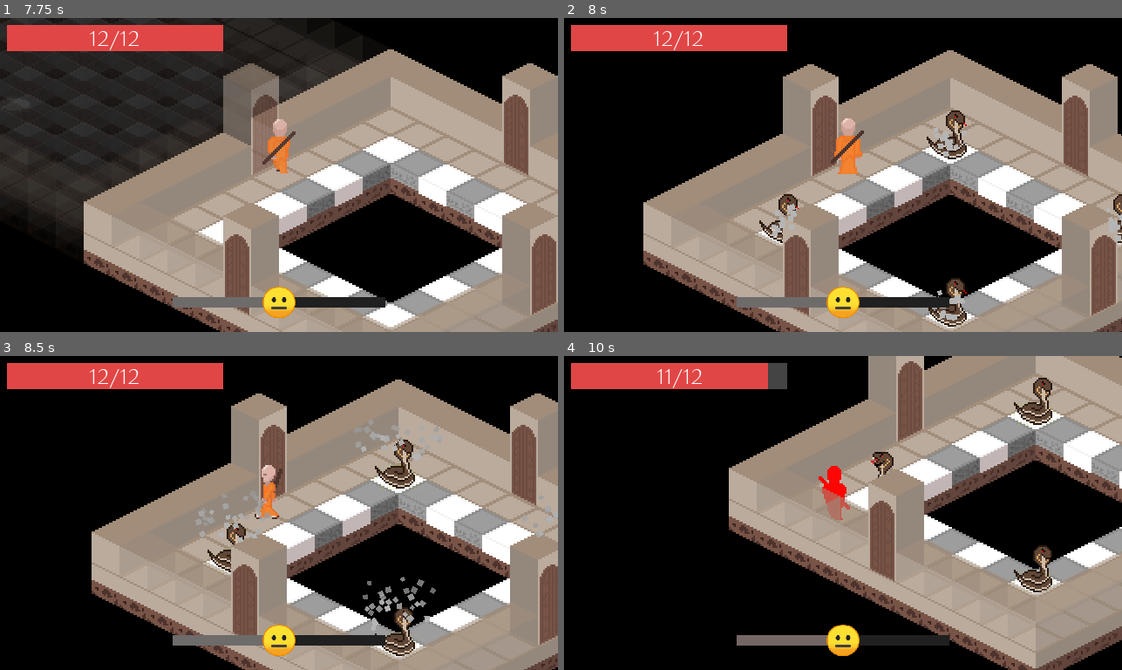
Above: before the commit, frames 1-4 (two rows, left to right).
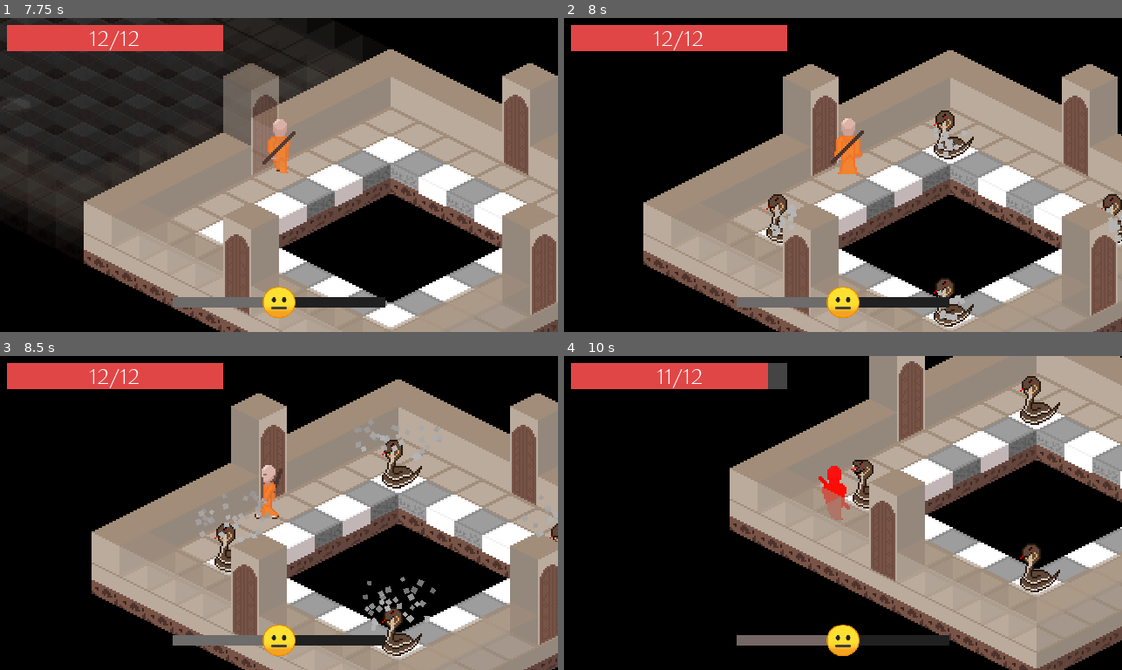
Above: after the commit, the same moments.

Repository: ColmeiaUDESC/gamejaaj6
Game: Godot game, scene res://Cenas/MenuPrincipal.tscn
The game is run twice, just before and just after one commit, with the same random seed, the same clock (stepped at 60 frames per second) and the same inputs.
Inputs (mouse positions are in pixels of both pictures, inside the frame that each line leads up to):
- Up to frame 1 (7.75 s): click "Jogar" at 0.5 s; click "Voltar" at 1.25 s; click "Jogar" at 2 s; click "Save 1" at 2.75 s; click "Novo Jogo" at 3.5 s; click "Novo Jogo" at 4.25 s; tap Enter at 5 s; move the mouse to (401, 159) at 5.02 s; hold D (andar_pra_direita) 5.03-5.78 s; click (401, 159) at 5.1 s; move the mouse to (167, 190) at 5.77 s; hold S (andar_pra_baixo) 5.78-6.53 s; right-click (167, 190) at 5.85 s; move the mouse to (334, 105) at 6.52 s; hold D (andar_pra_direita) 6.53-7.28 s; hold Enter 6.53-7.28 s; move the mouse to (251, 237) at 7.27 s; hold W (andar_pra_cima) from 7.28 s (still down); click (251, 237) at 7.35 s
- Up to frame 2 (8 s): keep holding W (andar_pra_cima)
- Up to frame 3 (8.5 s): move the mouse to (446, 560) at 8.02 s; release W (andar_pra_cima) at 8.03 s; hold A (andar_pra_esquerda) from 8.03 s (still down); hold Right mouse button (ataque_purificacao) from 8.03 s (still down)
- Up to frame 4 (10 s): move the mouse to (675, 465) at 8.77 s; release Right mouse button (ataque_purificacao) at 8.78 s; tap Enter at 8.85 s; move the mouse to (870, 513) at 9.52 s; release A (andar_pra_esquerda) at 9.53 s; hold S (andar_pra_baixo) from 9.53 s (still down); click (870, 513) at 9.6 s

Frame 1 is identical in both runs. In frame 2, 1.4% of the frame differs, in the area x 35-100%, y 29-99%; in frame 3, 1.4%; in frame 4, 3.5%, in the area x 29-100%, y 0-100%.

Commit message:
Melhorar rato (#70)
* Iniciar .aseprite do rato

* Adicionar sprites e comecar a modificacao do rato

* continuacao

* progresso

* progresso 2

* progresso 3

* progresso 4

* Reverter mudancas no jogador tscn

Diff:
--- a/Instanciaveis/Estados/GerenciadorEstados.gd
+++ b/Instanciaveis/Estados/GerenciadorEstados.gd
@@ -1,3 +1,4 @@
+class_name GerenciadorEstados
 extends Node
 
 export(String) var estado_inicial: String
--- a/Instanciaveis/Estados/Inimigo/Aguardo.gd
+++ b/Instanciaveis/Estados/Inimigo/Aguardo.gd
@@ -6,8 +6,9 @@
 	_mudar_direcao_alvo()
 
 
-func executar(_delta: float) -> void:
+func executar(delta: float) -> void:
 	inimigo.direcao = direcao_alvo
+	inimigo.gerenciar_movimento(delta)
 
 func ao_sair() -> void:
 	direcao_alvo = Vector2.ZERO
--- /dev/null
+++ b/Instanciaveis/Estados/Inimigo/PrepararAtaque.gd
@@ -0,0 +1,69 @@
+extends Estado
+
+export var velocidade_pulo := 100.0
+export var dano := 1
+export var distancia_raycast_dano := 10.0
+export var caminho_raycast: NodePath
+
+onready var raycast: RayCast2D = get_node(caminho_raycast)
+onready var timer: Timer = $Timer
+
+var sprite: AnimatedSprite
+var dir_pulo = Vector2.ZERO
+var movimento := Vector2.ZERO
+var colidido := false
+
+var BIT_MASCARA_COLISAO_JOGADOR := 1
+
+signal carregando_pulo
+signal pulo_iniciou
+signal pulo_finalizou
+
+func ao_entrar() -> void:
+	sprite = inimigo.get_node("Sprite")
+	sprite.flip_h = abs(inimigo.position.direction_to(inimigo.jogador.position).angle()) > PI*.5
+	sprite.play("carregando_ataque")
+	sprite.connect("animation_finished", self, "_ao_animacao_terminar")
+	emit_signal("carregando_pulo")
+	inimigo.direcao = Vector2.ZERO
+	colidido = false
+
+
+func executar(delta: float) -> void:
+	inimigo._processar_empurrao(delta)
+	if not timer.is_stopped():
+		movimento = (dir_pulo * velocidade_pulo) * delta
+		movimento = inimigo.move_and_slide(movimento)
+		if raycast.get_collider() == inimigo.jogador and not colidido:
+			colidido = true
+			inimigo.jogador.inflige_dano(dano)
+
+
+func ao_sair() -> void:
+	if sprite.is_connected("animation_finished", self, "_ao_animacao_terminar"):
+		sprite.disconnect("animation_finished", self, "_ao_animacao_terminar")
+	if timer.is_connected("timeout", self, "_ao_timer_finalizar"):
+		timer.disconnect("timeout", self, "_ao_timer_finalizar")
+	inimigo.set_collision_mask_bit(BIT_MASCARA_COLISAO_JOGADOR, 1)
+
+
+func _ao_timer_finalizar():
+	emit_signal("pulo_finalizou")
+
+
+func _ao_animacao_terminar() -> void:
+	if sprite.animation == "carregando_ataque":
+		dir_pulo = inimigo.position.direction_to(inimigo.jogador.position)
+
+		sprite.play("ataque_"+inimigo._pegar_suffixo_anim_dir(dir_pulo))
+
+		timer.start()
+		timer.connect("timeout", self, "_ao_timer_finalizar")
+
+		inimigo.set_collision_mask_bit(BIT_MASCARA_COLISAO_JOGADOR, 0)
+		raycast.cast_to = dir_pulo * distancia_raycast_dano
+
+		emit_signal("pulo_iniciou")
+	elif "ataque" in sprite.animation:
+		sprite.stop()
+		sprite.frame = sprite.frames.get_frame_count(sprite.animation) - 1
--- a/Instanciaveis/Estados/Inimigo/Seguir.gd
+++ b/Instanciaveis/Estados/Inimigo/Seguir.gd
@@ -1,5 +1,6 @@
 extends Estado
 
 
-func executar(_delta: float):
+func executar(delta: float):
 	inimigo.direcao = inimigo.global_position.direction_to(inimigo.jogador.global_position)
+	inimigo.gerenciar_movimento(delta)
--- a/Instanciaveis/Inimigos/Rato.tscn
+++ b/Instanciaveis/Inimigos/Rato.tscn
@@ -1,17 +1,31 @@
-[gd_scene load_steps=17 format=2]
+[gd_scene load_steps=31 format=2]
 
 [ext_resource path="res://Instanciaveis/Estados/Inimigo/Atacar.tscn" type="PackedScene" id=1]
 [ext_resource path="res://Instanciaveis/Estados/Inimigo/Aguardo.tscn" type="PackedScene" id=2]
 [ext_resource path="res://Conteudos/Musicas/Ataques/Rato/Rato1.wav" type="AudioStream" id=3]
-[ext_resource path="res://Instanciaveis/Ataque.tscn" type="PackedScene" id=4]
+[ext_resource path="res://Assets/Sprites/Rato/Rato12.png" type="Texture" id=4]
 [ext_resource path="res://Instanciaveis/Scripts/OuvinteDeEventosRato.gd" type="Script" id=5]
-[ext_resource path="res://Assets/Sprites/rat_02.png" type="Texture" id=6]
+[ext_resource path="res://Assets/Sprites/Rato/Rato11.png" type="Texture" id=6]
 [ext_resource path="res://Conteudos/Shaders/ShaderPersonagem.shader" type="Shader" id=7]
 [ext_resource path="res://Instanciaveis/Estados/Inimigo/Seguir.tscn" type="PackedScene" id=8]
-[ext_resource path="res://Assets/Sprites/rat_04.png" type="Texture" id=9]
-[ext_resource path="res://Assets/Sprites/rat_03.png" type="Texture" id=10]
+[ext_resource path="res://Assets/Sprites/Rato/Rato9.png" type="Texture" id=9]
+[ext_resource path="res://Assets/Sprites/Rato/Rato7.png" type="Texture" id=10]
 [ext_resource path="res://Instanciaveis/Inimigos/Inimigo.tscn" type="PackedScene" id=11]
-[ext_resource path="res://Assets/Sprites/rat_01.png" type="Texture" id=12]
+[ext_resource path="res://Assets/Sprites/Rato/Rato15.png" type="Texture" id=12]
+[ext_resource path="res://Assets/Sprites/Rato/Rato16.png" type="Texture" id=13]
+[ext_resource path="res://Assets/Sprites/Rato/Rato2.png" type="Texture" id=14]
+[ext_resource path="res://Assets/Sprites/Rato/Rato10.png" type="Texture" id=15]
+[ext_resource path="res://Assets/Sprites/Rato/Rato18.png" type="Texture" id=16]
+[ext_resource path="res://Assets/Sprites/Rato/Rato6.png" type="Texture" id=17]
+[ext_resource path="res://Assets/Sprites/Rato/Rato14.png" type="Texture" id=18]
+[ext_resource path="res://Assets/Sprites/Rato/Rato17.png" type="Texture" id=19]
+[ext_resource path="res://Assets/Sprites/Rato/Rato13.png" type="Texture" id=20]
+[ext_resource path="res://Assets/Sprites/Rato/Rato4.png" type="Texture" id=21]
+[ext_resource path="res://Assets/Sprites/Rato/Rato1.png" type="Texture" id=22]
+[ext_resource path="res://Assets/Sprites/Rato/Rato5.png" type="Texture" id=23]
+[ext_resource path="res://Assets/Sprites/Rato/Rato8.png" type="Texture" id=24]
+[ext_resource path="res://Assets/Sprites/Rato/Rato3.png" type="Texture" id=25]
+[ext_resource path="res://Instanciaveis/Estados/Inimigo/PrepararAtaque.gd" type="Script" id=26]
 
 [sub_resource type="ShaderMaterial" id=1]
 resource_local_to_scene = true
@@ -24,37 +38,61 @@
 
 [sub_resource type="SpriteFrames" id=2]
 animations = [ {
-"frames": [ ExtResource( 6 ) ],
+"frames": [ ExtResource( 22 ) ],
 "loop": true,
 "name": "parado",
 "speed": 5.0
 }, {
-"frames": [ ExtResource( 6 ), ExtResource( 12 ) ],
+"frames": [ ExtResource( 15 ), ExtResource( 6 ), ExtResource( 4 ), ExtResource( 20 ) ],
 "loop": true,
-"name": "atacando",
-"speed": 5.0
+"name": "andando_frente",
+"speed": 8.0
 }, {
-"frames": [ ExtResource( 6 ), ExtResource( 10 ), ExtResource( 9 ) ],
+"frames": [ ExtResource( 6 ), ExtResource( 4 ) ],
 "loop": true,
-"name": "andando",
-"speed": 5.0
+"name": "ataque_frente",
+"speed": 8.0
+}, {
+"frames": [ ExtResource( 10 ), ExtResource( 24 ) ],
+"loop": true,
+"name": "ataque_costas",
+"speed": 8.0
+}, {
+"frames": [ ExtResource( 25 ), ExtResource( 21 ) ],
+"loop": true,
+"name": "ataque_lado",
+"speed": 8.0
+}, {
+"frames": [ ExtResource( 18 ), ExtResource( 12 ), ExtResource( 13 ), ExtResource( 19 ), ExtResource( 16 ) ],
+"loop": true,
+"name": "carregando_ataque",
+"speed": 10.0
+}, {
+"frames": [ ExtResource( 14 ), ExtResource( 25 ), ExtResource( 21 ), ExtResource( 23 ) ],
+"loop": true,
+"name": "andando_lado",
+"speed": 8.0
+}, {
+"frames": [ ExtResource( 17 ), ExtResource( 10 ), ExtResource( 24 ), ExtResource( 9 ) ],
+"loop": true,
+"name": "andando_costas",
+"speed": 8.0
 } ]
 
-[sub_resource type="CapsuleShape2D" id=3]
-radius = 46.5104
-height = 7.1326
+[sub_resource type="CircleShape2D" id=5]
+radius = 50.0
 
 [sub_resource type="CircleShape2D" id=4]
-radius = 13.8158
+radius = 20.0
 
 [node name="Inimigo" instance=ExtResource( 11 )]
+velocidade = 2000.0
 
 [node name="Sprite" parent="." index="0"]
 material = SubResource( 1 )
-position = Vector2( 2, -2 )
+position = Vector2( 0, -8 )
 frames = SubResource( 2 )
 animation = "parado"
-playing = false
 
 [node name="SomAtacar" parent="." index="2"]
 stream = ExtResource( 3 )
@@ -64,25 +102,26 @@
 
 [node name="Aguardo" parent="GerenciadorEstados" index="0" instance=ExtResource( 2 )]
 
-[node name="Atacar" parent="GerenciadorEstados" index="1" instance=ExtResource( 1 )]
+[node name="AtaquePulo" parent="GerenciadorEstados" index="1" instance=ExtResource( 1 )]
+script = ExtResource( 26 )
+velocidade_pulo = 7000.0
+caminho_raycast = NodePath("../../RayCast2D")
+
+[node name="Timer" type="Timer" parent="GerenciadorEstados/AtaquePulo" index="0"]
+wait_time = 0.5
+one_shot = true
 
 [node name="Seguir" parent="GerenciadorEstados" index="2" instance=ExtResource( 8 )]
 
-[node name="Ataque" parent="." index="7" instance=ExtResource( 4 )]
-position = Vector2( 0, -6 )
-collision_layer = 0
-collision_mask = 2
-
-[node name="Visao" type="Area2D" parent="." index="8"]
+[node name="Visao" type="Area2D" parent="." index="7"]
 position = Vector2( 0, -6 )
 collision_layer = 0
 collision_mask = 2
 
 [node name="CollisionShape2D" type="CollisionShape2D" parent="Visao" index="0"]
-rotation = 0.785398
-shape = SubResource( 3 )
+shape = SubResource( 5 )
 
-[node name="Area_de_ataque" type="Area2D" parent="." index="9"]
+[node name="Area_de_ataque" type="Area2D" parent="." index="8"]
 position = Vector2( 0, -6 )
 collision_layer = 0
 collision_mask = 2
@@ -90,10 +129,14 @@
 [node name="CollisionShape2D" type="CollisionShape2D" parent="Area_de_ataque" index="0"]
 shape = SubResource( 4 )
 
+[node name="RayCast2D" type="RayCast2D" parent="." index="9"]
+enabled = true
+cast_to = Vector2( 0, 0 )
+collision_mask = 2
+
 [connection signal="animation_finished" from="Sprite" to="." method="_on_Sprite_animation_finished"]
-[connection signal="atacou" from="Ataque" to="SomAtacar" method="play"]
-[connection signal="body_entered" from="Ataque" to="GerenciadorEstados/Atacar" method="_on_Ataque_body_entered"]
-[connection signal="body_exited" from="Ataque" to="GerenciadorEstados/Atacar" method="_on_Ataque_body_exited"]
+[connection signal="pulo_finalizou" from="GerenciadorEstados/AtaquePulo" to="OuvinteDeEventos" method="_on_AtaquePulo_pulo_finalizou"]
+[connection signal="pulo_iniciou" from="GerenciadorEstados/AtaquePulo" to="SomAtacar" method="play"]
 [connection signal="body_entered" from="Visao" to="OuvinteDeEventos" method="_on_Visao_body_entered"]
 [connection signal="body_exited" from="Visao" to="OuvinteDeEventos" method="_on_Visao_body_exited"]
 [connection signal="body_entered" from="Area_de_ataque" to="OuvinteDeEventos" method="_on_Area_de_ataque_body_entered"]
--- a/Instanciaveis/Scripts/Inimigo.gd
+++ b/Instanciaveis/Scripts/Inimigo.gd
@@ -29,12 +29,6 @@
 
 func _physics_process(delta: float):
 	$GerenciadorEstados.executar(delta)
-	_processar_empurrao(delta)
-	movimento = (direcao * velocidade + _velocidade_empurrao) * delta
-	movimento = move_and_slide(movimento)
-	if $Sprite.animation != "atacando":
-		$Sprite.flip_h = movimento.x >= 0
-		$Sprite.play("andando" if movimento.length() > 0 else "parado")
 
 
 func inflige_dano(dano: float, agressor: Node2D) -> void:
@@ -82,6 +76,10 @@
 		$GerenciadorEstados.mudar_estado("Parado")
 
 
+func estado_atual() -> String:
+	return $GerenciadorEstados.estado_atual
+
+
 func esta_purificado() -> bool:
 	return purificacao == purificacao_maxima
 
@@ -98,6 +96,29 @@
 	$Sprite.play("atacando")
 	$Sprite.flip_h = dir.x >= 0
 
+func _pegar_suffixo_anim_dir(dir: Vector2) -> String:
+	var phi := dir.angle()
+
+	if phi >= PI/4 - 0.1 and phi <= 3*PI/4 + 0.1:
+		return "frente"
+	elif phi <= -PI/4 + 0.1 and phi >= -3*PI/4 - 0.1:
+		return "costas"
+
+	return "lado"
+
+func gerenciar_animacoes_movimento() -> void:
+	if direcao.length() > 0:
+		var sufixo := _pegar_suffixo_anim_dir(direcao)
+		$Sprite.play("andando_" + sufixo)
+		$Sprite.flip_h = sufixo == "lado" and direcao.x < 0
+
+
+func gerenciar_movimento(delta: float) -> void:
+	_processar_empurrao(delta)
+	movimento = (direcao * velocidade + _velocidade_empurrao) * delta
+	movimento = move_and_slide(movimento)
+	gerenciar_animacoes_movimento()
+
 
 func _processar_empurrao(delta: float) -> void:
 	if _velocidade_empurrao.length() > CORTE_EMPURRAO:
--- a/Instanciaveis/Scripts/OuvinteDeEventosRato.gd
+++ b/Instanciaveis/Scripts/OuvinteDeEventosRato.gd
@@ -1,23 +1,30 @@
 extends Node
 
+onready var inimigo = get_parent()
+onready var area_ataque: Area2D = inimigo.get_node("Area_de_ataque")
 
 func _on_Visao_body_entered(body):
-	if body.name == "Jogador":
-		get_parent().jogador = body
-		get_parent().mudar_de_estado("Seguir")
+	if body.name == "Jogador" and not inimigo.estado_atual() == "AtaquePulo":
+		inimigo.jogador = body
+		inimigo.mudar_de_estado("Seguir")
+
 
 
 func _on_Visao_body_exited(body):
-	if body == get_parent().jogador:
-		get_parent().mudar_de_estado("Aguardo")
-		get_parent().jogador = null
+	if body == inimigo.jogador and not inimigo.estado_atual() == "AtaquePulo":
+		inimigo.mudar_de_estado("Aguardo")
+		inimigo.jogador = null
 
 
 func _on_Area_de_ataque_body_entered(body):
-	if body == get_parent().jogador:
-		get_parent().mudar_de_estado("Atacar")
+	if body == inimigo.jogador and not inimigo.estado_atual() == "AtaquePulo":
+		inimigo.mudar_de_estado("AtaquePulo")
 
 
 func _on_Area_de_ataque_body_exited(body):
-	if body == get_parent().jogador:
-		get_parent().mudar_de_estado("Seguir")
+	if body == inimigo.jogador and not inimigo.estado_atual() == "AtaquePulo":
+		inimigo.mudar_de_estado("Seguir")
+
+
+func _on_AtaquePulo_pulo_finalizou():
+	inimigo.mudar_de_estado("AtaquePulo" if inimigo.jogador in area_ataque.get_overlapping_bodies() else "Seguir")
--- a/project.godot
+++ b/project.godot
@@ -13,9 +13,15 @@
 "class": "Estado",
 "language": "GDScript",
 "path": "res://Instanciaveis/Estados/Estado.gd"
+}, {
+"base": "Node",
+"class": "GerenciadorEstados",
+"language": "GDScript",
+"path": "res://Instanciaveis/Estados/GerenciadorEstados.gd"
 } ]
 _global_script_class_icons={
-"Estado": ""
+"Estado": "",
+"GerenciadorEstados": ""
 }
 
 [application]
Binary file added: Assets/Sprites/Rato/Rato1.png
Not shown, added: Assets/Sprites/Rato/Rato1.png.import
Binary file added: Assets/Sprites/Rato/Rato10.png
Not shown, added: Assets/Sprites/Rato/Rato10.png.import
Binary file added: Assets/Sprites/Rato/Rato11.png
Not shown, added: Assets/Sprites/Rato/Rato11.png.import
Binary file added: Assets/Sprites/Rato/Rato12.png
Not shown, added: Assets/Sprites/Rato/Rato12.png.import
Binary file added: Assets/Sprites/Rato/Rato13.png
Not shown, added: Assets/Sprites/Rato/Rato13.png.import
Binary file added: Assets/Sprites/Rato/Rato14.png
Not shown, added: Assets/Sprites/Rato/Rato14.png.import
(and 25 more such lines)
